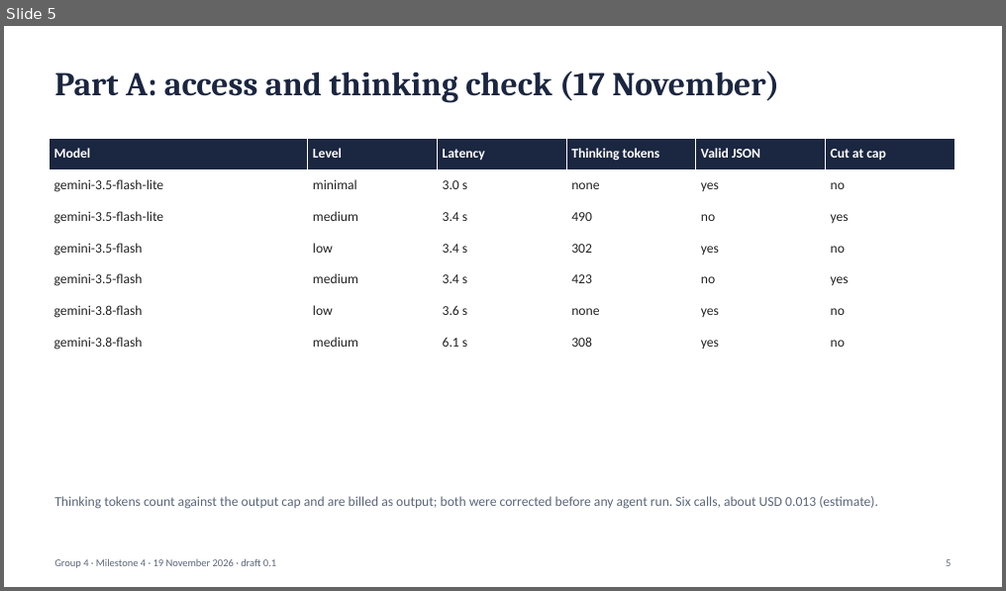
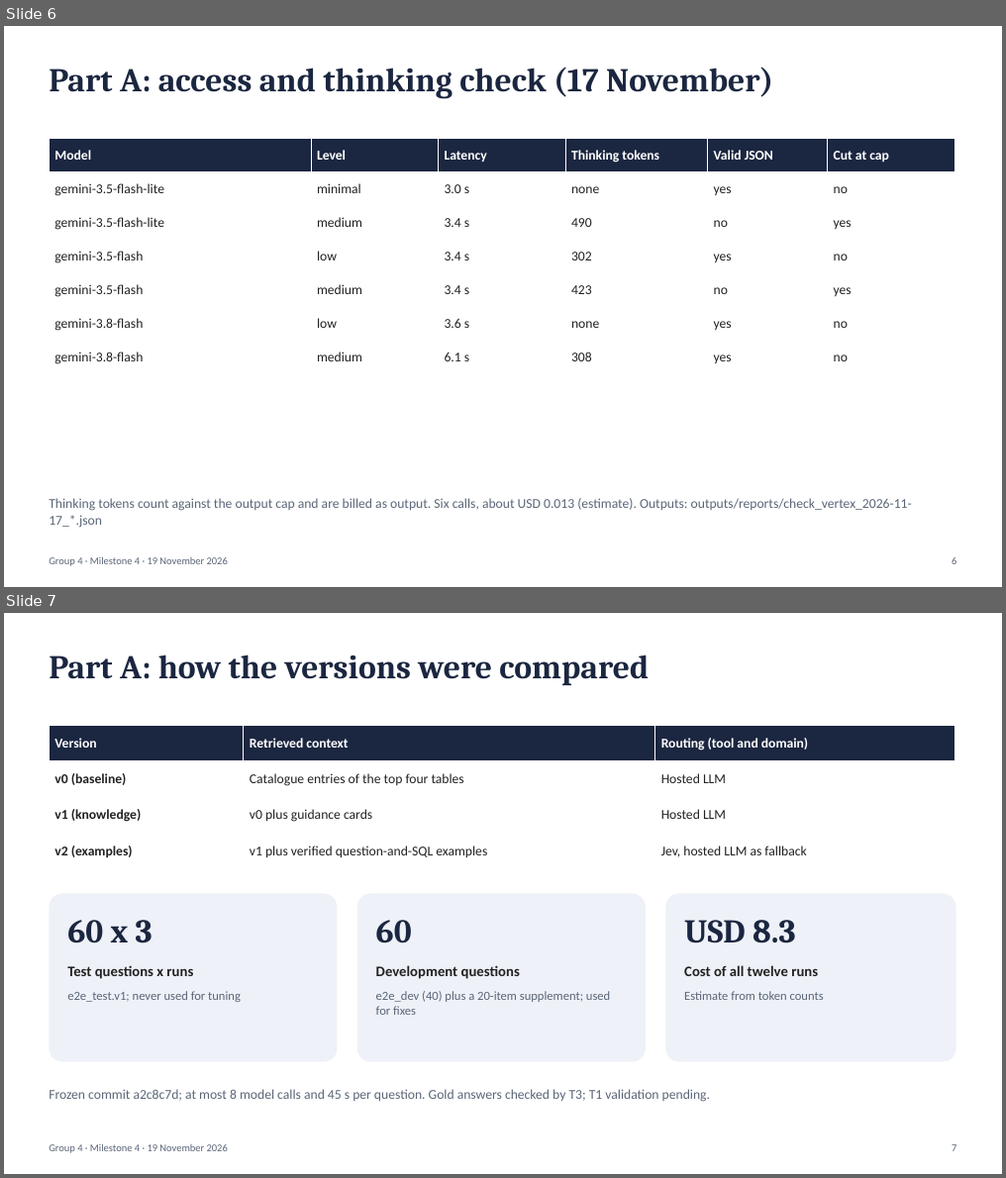
Before and after one commit to sathyaIITM/Group-4-DS-and-AI-Lab-Project, a slide deck: docs/milestones/Milestone4_TA_Presentation.pptx. Shown one above the other, each under a label of ours: slide 5 before the commit, slides 6 and 7 after it. The pictures are 1006x591 and 1006x1178 pixels, drawn with LibreOffice and Linux fonts; fonts in the diff are those of the drawing. Boxes give left, top, right and bottom in pixels: in the first picture for what was removed or moved away, otherwise in the second. Text is boxed around its words. In the diff, an @@ line names an element or a change of style, - is before the commit and + after.

Commit message:
DOC: Milestone 4 slides (18, both parts, version glosses); report: E2 closed, Laya plan, calibration wording corrected

```diff
--- a/docs/milestones/Milestone4_TA_Presentation.pptx
+++ b/docs/milestones/Milestone4_TA_Presentation.pptx
@@ slide 7 added at bbox=[4, 613, 1002, 1174], background #FFFFFF @@
@@ text added at bbox=[49, 655, 648, 685], 32 pt, text #1B2640, bold @@
+Part A: how the versions were compared
@@ table added at bbox=[49, 725, 954, 869], 4 rows, 3 columns @@
+Version | Retrieved context | Routing (tool and domain)
+v0 (baseline) | Catalogue entries of the top four tables | Hosted LLM
+v1 (knowledge) | v0 plus guidance cards | Hosted LLM
+v2 (examples) | v1 plus verified question-and-SQL examples | Jev, hosted LLM as fallback
@@ rounded rectangle added at bbox=[49, 894, 338, 1062], fill #EEF1F7 @@
@@ rounded rectangle added at bbox=[357, 894, 646, 1062], fill #EEF1F7 @@
@@ rounded rectangle added at bbox=[665, 894, 956, 1062], fill #EEF1F7 @@
@@ text added at bbox=[67, 920, 152, 944], 32 pt, text #1B2640, bold @@
+60 x 3
@@ text added at bbox=[376, 920, 412, 944], 32 pt, text #1B2640, bold @@
+60
@@ text added at bbox=[684, 920, 795, 944], 32 pt, text #1B2640, bold @@
+USD 8.3
@@ text added at bbox=[67, 965, 193, 979], 14 pt, text #222222, bold @@
+Test questions x runs
@@ text added at bbox=[376, 965, 520, 979], 14 pt, text #222222, bold @@
+Development questions
@@ text added at bbox=[684, 965, 818, 976], 14 pt, text #222222, bold @@
+Cost of all twelve runs
@@ text added at bbox=[67, 991, 241, 1002], 12 pt, text #5B6678 @@
+e2e_test.v1; never used for tuning
@@ text added at bbox=[376, 991, 610, 1015], 12 pt, text #5B6678 @@
+e2e_dev (40) plus a 20-item supplement; used for fixes
@@ text added at bbox=[684, 991, 824, 1000], 12 pt, text #5B6678 @@
+Estimate from token counts
@@ text added at bbox=[49, 1089, 710, 1102], 13 pt, text #5B6678 @@
+Frozen commit a2c8c7d; at most 8 model calls and 45 s per question. Gold answers checked by T3; T1 validation pending.
@@ text added at bbox=[49, 1144, 228, 1154], 10 pt, text #5B6678 @@
+Group 4 · Milestone 4 · 19 November 2026
@@ text added at bbox=[951, 1145, 956, 1152], 10 pt, text #5B6678 @@
+7
@@ what was slide 5 is now slide 6 @@
@@ slide 6 changed as well @@
@@ text "Part A: access and thinking ..." at bbox=[49, 67, 773, 99]: more space between paragraphs @@
@@ table: place and size @@
-table at bbox=[49, 138, 955, 359]
+table at bbox=[49, 138, 954, 374]
@@ text at bbox=[49, 498, 912, 528]: text changed @@
-Thinking tokens count against the output cap and are billed as output; both were corrected before any agent run. Six calls, about USD 0.013 (estimate).
+Thinking tokens count against the output cap and are billed as output. Six calls, about USD 0.013 (estimate). Outputs: outputs/reports/check_vertex_2026-11-17_*.json
@@ text at bbox=[49, 557, 228, 567]: text changed @@
-Group 4 · Milestone 4 · 19 November 2026 · draft 0.1
+Group 4 · Milestone 4 · 19 November 2026
@@ text at bbox=[951, 558, 956, 565]: text changed @@
-5
+6
```
Also in this commit, not shown: 4 other slides changed, 12 other slides added, 8 slides removed, 1 other file.
